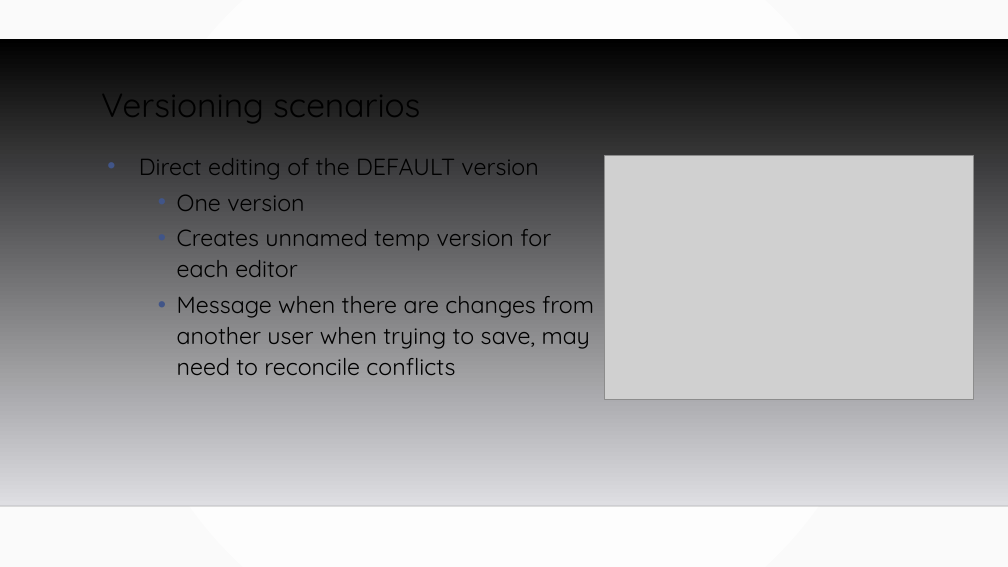
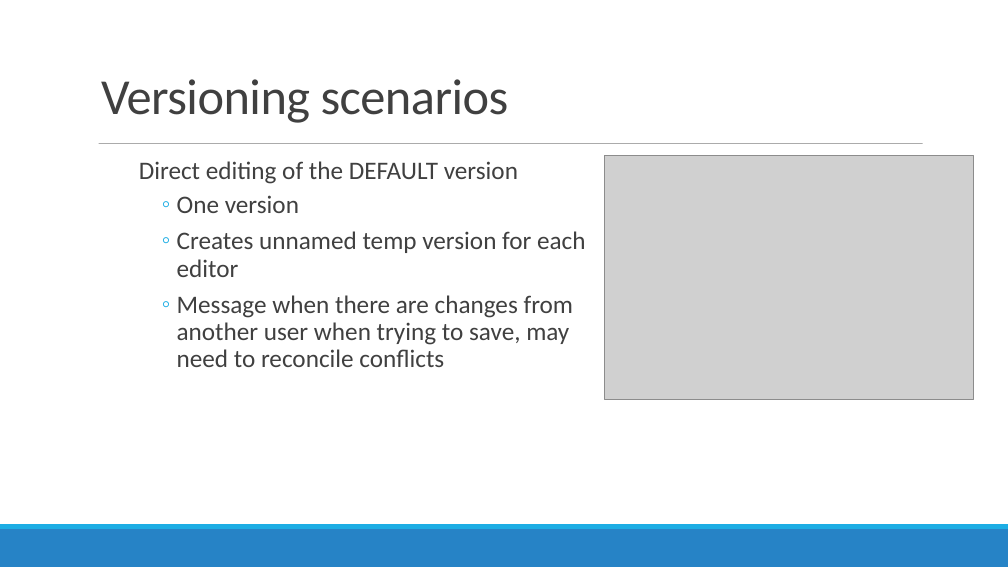
Before and after one commit to MGIS-UMN/GIS5577_week9, a slide deck: slide 16 of Database_Administration.odp. Drawn at 1008x567 pixels with LibreOffice and Linux fonts; fonts in the diff are those of the drawing; grey boxes stand for pictures; background and template pictures are left out. Boxes give left, top, right and bottom in pixels: in the first picture for what was removed or moved away, otherwise in the second. Text is boxed around its words. In the diff, an @@ line names an element or a change of style, - is before the commit and + after.

```diff
--- a/Database_Administration.odp
+++ b/Database_Administration.odp
@@ background gradient #FFFFFF to #FAFAFA to #FFFFFF @@
@@ freeform shape removed at (x1=0, y1=39, x2=1008, y2=506) @@
@@ title "Versioning scenarios" at (x1=101, y1=79, x2=509, y2=123): size 32 to 48 pt, font Quicksand to Calibri, text colour #000000 to #404040, letter spacing 0 to -0.5 pt; line spacing 0.9 to 0.85 @@
@@ line added from (99, 144) to (923, 144), #7F7F7F 0.51 pt @@
@@ text "Direct editing of the DEFAULT ..." at (x1=139, y1=161, x2=585, y2=367): size 22.2 to 24 pt, font Quicksand to Calibri, text colour #000000 to #404040; bullet • to  ; line spacing 1.1 to 0.9; more space between paragraphs; bullet colour #415588 to #1CADE4; bullet • to ◦ @@
@@ line removed from (0, 506) to (1008, 506) @@
@@ freeform shape added at (x1=0, y1=529, x2=1008, y2=567), fill #2683C6 @@
@@ freeform shape added at (x1=0, y1=524, x2=1008, y2=529), fill #1CADE4 @@
```
Also in this commit, not shown: 20 other slides changed.
